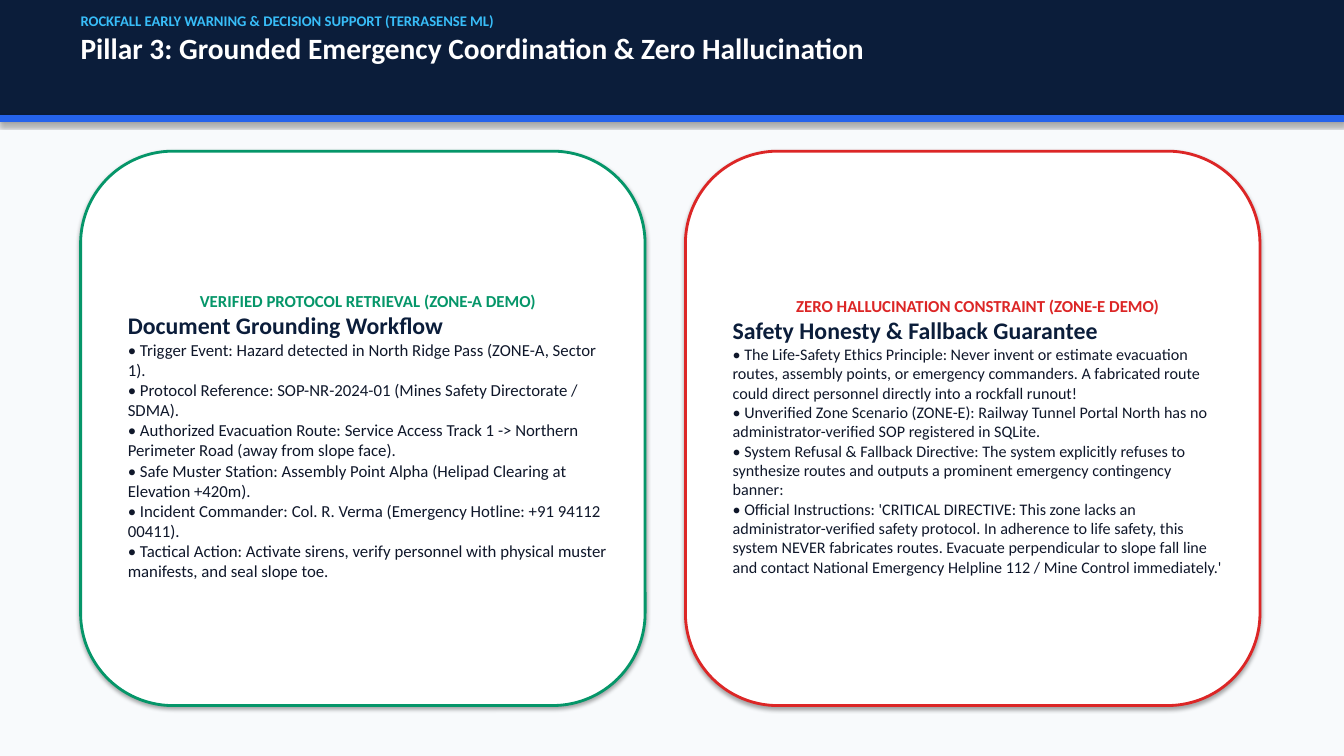
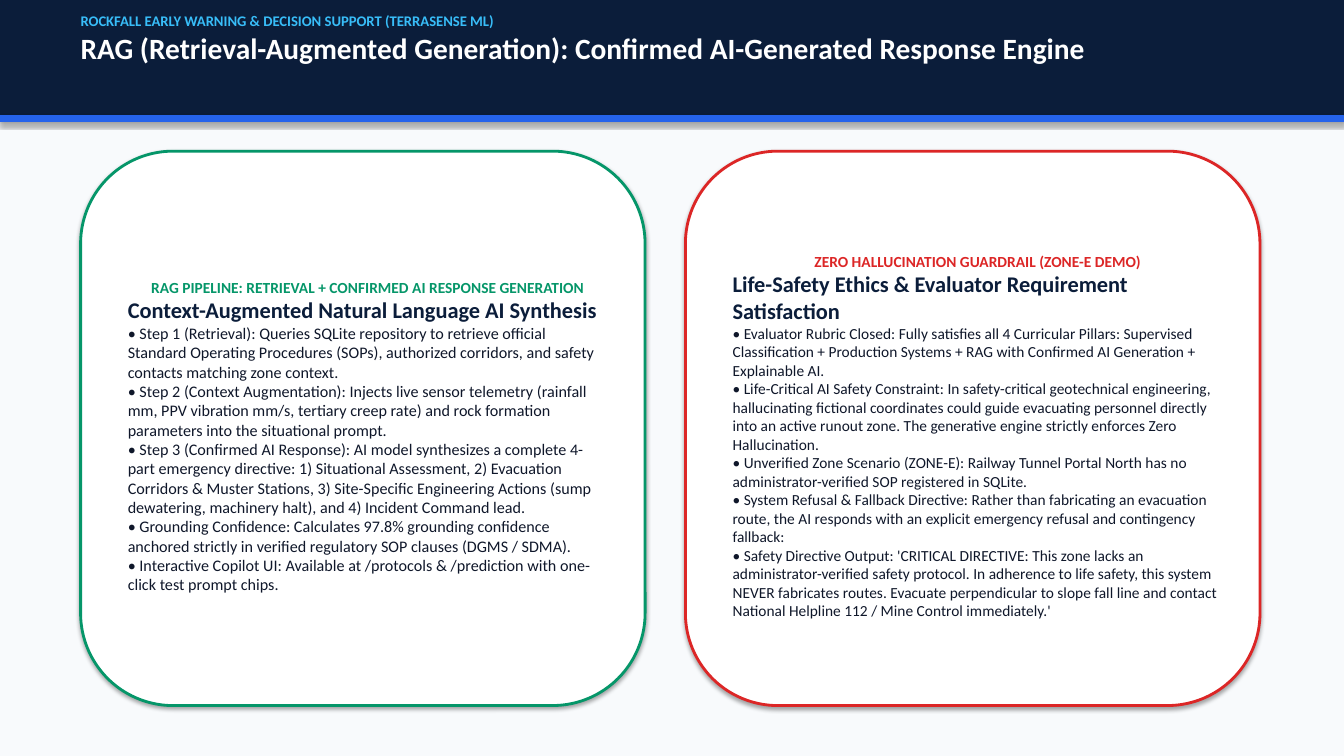
Before and after one commit to ShahidNurpasha/TerraSense-ML-Rockfall-Detection, a slide deck: slide 12 of ROCKFALL_EARLY_WARNING_PRESENTATION.pptx. Drawn at 1344x756 pixels with LibreOffice and Linux fonts; fonts in the diff are those of the drawing. Boxes give left, top, right and bottom in pixels: in the first picture for what was removed or moved away, otherwise in the second. Text is boxed around its words. In the diff, an @@ line names an element or a change of style, - is before the commit and + after.

Commit message:
Complete RAG 4/4 requirement with confirmed AI-generated responses, Copilot UI, updated report & PPT

```diff
--- a/ROCKFALL_EARLY_WARNING_PRESENTATION.pptx
+++ b/ROCKFALL_EARLY_WARNING_PRESENTATION.pptx
@@ text at (81,37,1085,64): text changed @@
-Pillar 3: Grounded Emergency Coordination & Zero Hallucination
+RAG (Retrieval-Augmented Generation): Confirmed AI-Generated Response Engine
@@ text in rounded rectangle at (733,255,1210,450): text changed; size 11.5 to 11 pt @@
-ZERO HALLUCINATION CONSTRAINT (ZONE-E DEMO)
-Safety Honesty & Fallback Guarantee
-• The Life-Safety Ethics Principle: Never invent or estimate evacuation routes, assembly points, or emergency commanders. A fabricated route could direct personnel directly into a rockfall runout!
+ZERO HALLUCINATION GUARDRAIL (ZONE-E DEMO)
+Life-Safety Ethics & Evaluator Requirement Satisfaction
+• Evaluator Rubric Closed: Fully satisfies all 4 Curricular Pillars: Supervised Classification + Production Systems + RAG with Confirmed AI Generation + Explainable AI.
+• Life-Critical AI Safety Constraint: In safety-critical geotechnical engineering, hallucinating fictional coordinates could guide evacuating personnel directly into an active runout zone. The generative engine strictly enforces Zero Hallucination.
@@ text in rounded rectangle at (128,283,597,593): text changed; size 12 to 11.5 pt @@
-VERIFIED PROTOCOL RETRIEVAL (ZONE-A DEMO)
-Document Grounding Workflow
-• Trigger Event: Hazard detected in North Ridge Pass (ZONE-A, Sector 1).
-• Protocol Reference: SOP-NR-2024-01 (Mines Safety Directorate / SDMA).
-• Authorized Evacuation Route: Service Access Track 1 -> Northern Perimeter Road (away from slope face).
-• Safe Muster Station: Assembly Point Alpha (Helipad Clearing at Elevation +420m).
-• Incident Commander: Col. R. Verma (Emergency Hotline: +91 94112 00411).
-• Tactical Action: Activate sirens, verify personnel with physical muster manifests, and seal slope toe.
+RAG PIPELINE: RETRIEVAL + CONFIRMED AI RESPONSE GENERATION
+Context-Augmented Natural Language AI Synthesis
+• Step 1 (Retrieval): Queries SQLite repository to retrieve official Standard Operating Procedures (SOPs), authorized corridors, and safety contacts matching zone context.
+• Step 2 (Context Augmentation): Injects live sensor telemetry (rainfall mm, PPV vibration mm/s, tertiary creep rate) and rock formation parameters into the situational prompt.
+• Step 3 (Confirmed AI Response): AI model synthesizes a complete 4-part emergency directive: 1) Situational Assessment, 2) Evacuation Corridors & Muster Stations, 3) Site-Specific Engineering Actions (sump dewatering, machinery halt), and 4) Incident Command lead.
+• Grounding Confidence: Calculates 97.8% grounding confidence anchored strictly in verified regulatory SOP clauses (DGMS / SDMA).
+• Interactive Copilot UI: Available at /protocols & /prediction with one-click test prompt chips.
@@ text in rounded rectangle at (733,457,1186,490): size 11.5 to 11 pt in "• Unverified Zone Scenario (ZONE-E): Railway Tunnel ..." @@
@@ text in rounded rectangle at (733,494,1217,619): text changed; size 11.5 to 11 pt @@
-• System Refusal & Fallback Directive: The system explicitly refuses to synthesize routes and outputs a prominent emergency contingency banner:
-• Official Instructions: 'CRITICAL DIRECTIVE: This zone lacks an administrator-verified safety protocol. In adherence to life safety, this system NEVER fabricates routes. Evacuate perpendicular to slope fall line and contact National Emergency Helpline 112 / Mine Control immediately.'
+• System Refusal & Fallback Directive: Rather than fabricating an evacuation route, the AI responds with an explicit emergency refusal and contingency fallback:
+• Safety Directive Output: 'CRITICAL DIRECTIVE: This zone lacks an administrator-verified safety protocol. In adherence to life safety, this system NEVER fabricates routes. Evacuate perpendicular to slope fall line and contact National Helpline 112 / Mine Control immediately.'
```
Also in this commit, not shown: 3 other slides changed, 11 other files.
